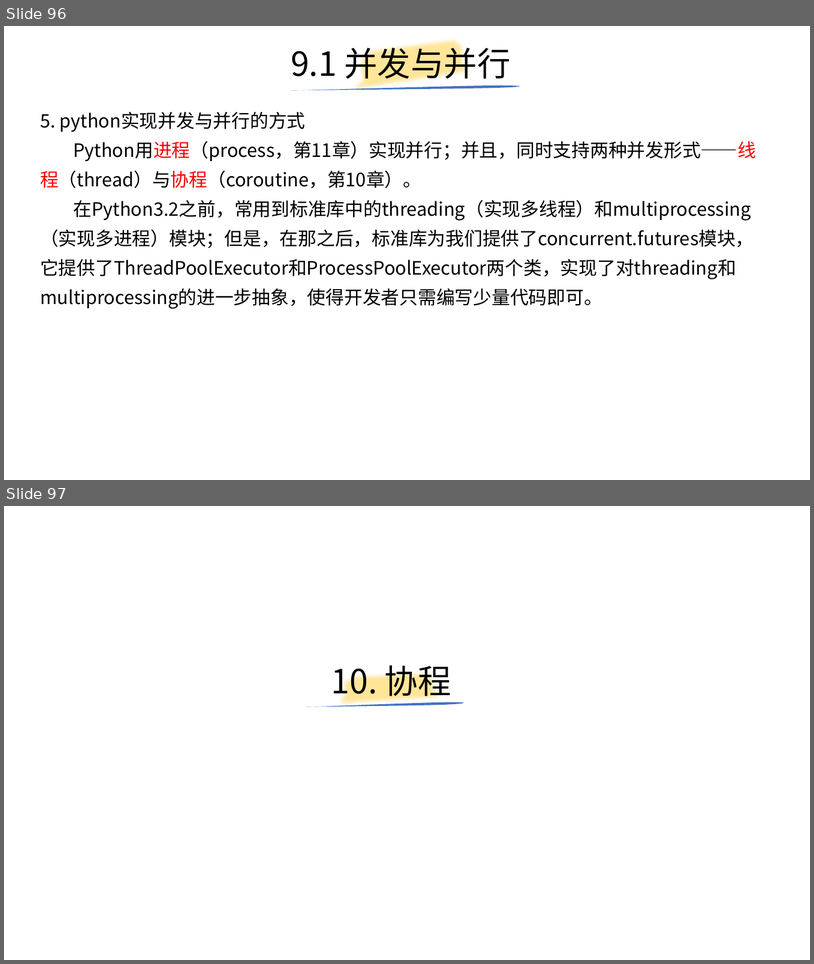
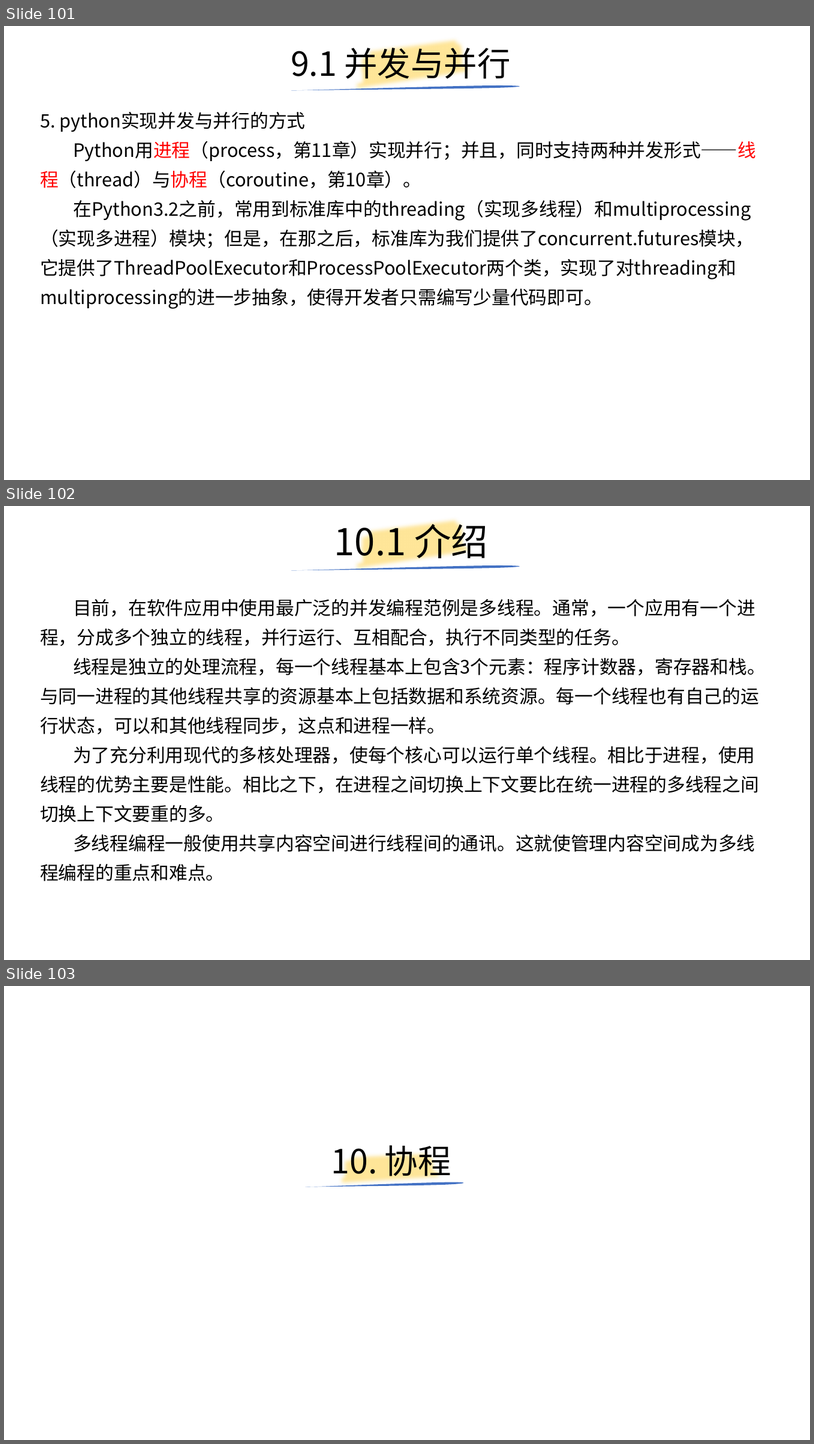
Before and after one commit to yiwenliu/CorePython, a slide deck: PPT/CorePython.pptx. Shown one above the other, each under a label of ours: slides 96 and 97 before the commit, slides 101, 102 and 103 after it. The pictures are 814x964 and 814x1444 pixels, drawn with LibreOffice and Linux fonts; fonts in the diff are those of the drawing. Boxes give left, top, right and bottom in pixels: in the first picture for what was removed or moved away, otherwise in the second. Text is boxed around its words. In the diff, an @@ line names an element or a change of style, - is before the commit and + after.

```diff
--- a/PPT/CorePython.pptx
+++ b/PPT/CorePython.pptx
@@ slide 102 added at [4,506,810,960], background #FFFFFF @@
@@ title added at [335,517,488,565], 44 pt, text #000000 @@
+10.1 介绍
@@ freeform shape added at [353,506,476,586], outline #FFE699 16 pt @@
@@ freeform shape added at [291,565,520,570], fill #4472C4 @@
@@ text added at [40,599,766,881], 22 pt, text #000000 @@
+目前，在软件应用中使用最广泛的并发编程范例是多线程。通常，一个应用有一个进程，分成多个独立的线程，并行运行、互相配合，执行不同类型的任务。
+线程是独立的处理流程，每一个线程基本上包含3个元素：程序计数器，寄存器和栈。与同一进程的其他线程共享的资源基本上包括数据和系统资源。每一个线程也有自己的运行状态，可以和其他线程同步，这点和进程一样。
+为了充分利用现代的多核处理器，使每个核心可以运行单个线程。相比于进程，使用线程的优势主要是性能。相比之下，在进程之间切换上下文要比在统一进程的多线程之间切换上下文要重的多。
+多线程编程一般使用共享内容空间进行线程间的通讯。这就使管理内容空间成为多线程编程的重点和难点。
@@ what was slide 96 is now slide 101 @@
@@ what was slide 97 is now slide 103 @@
```
Also in this commit, not shown: 2 slides changed, 8 other slides added, 3 slides removed, 8 other files.
